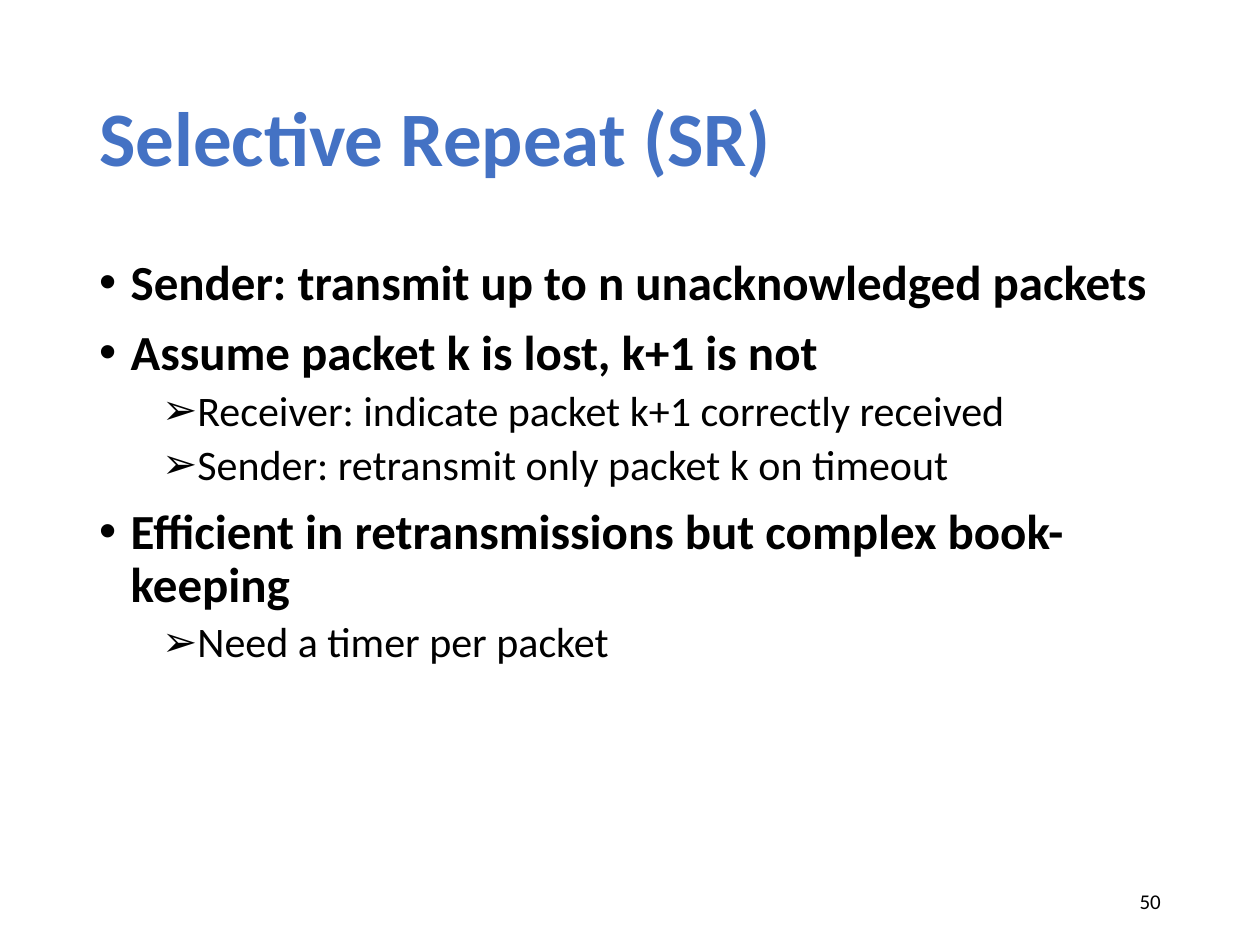
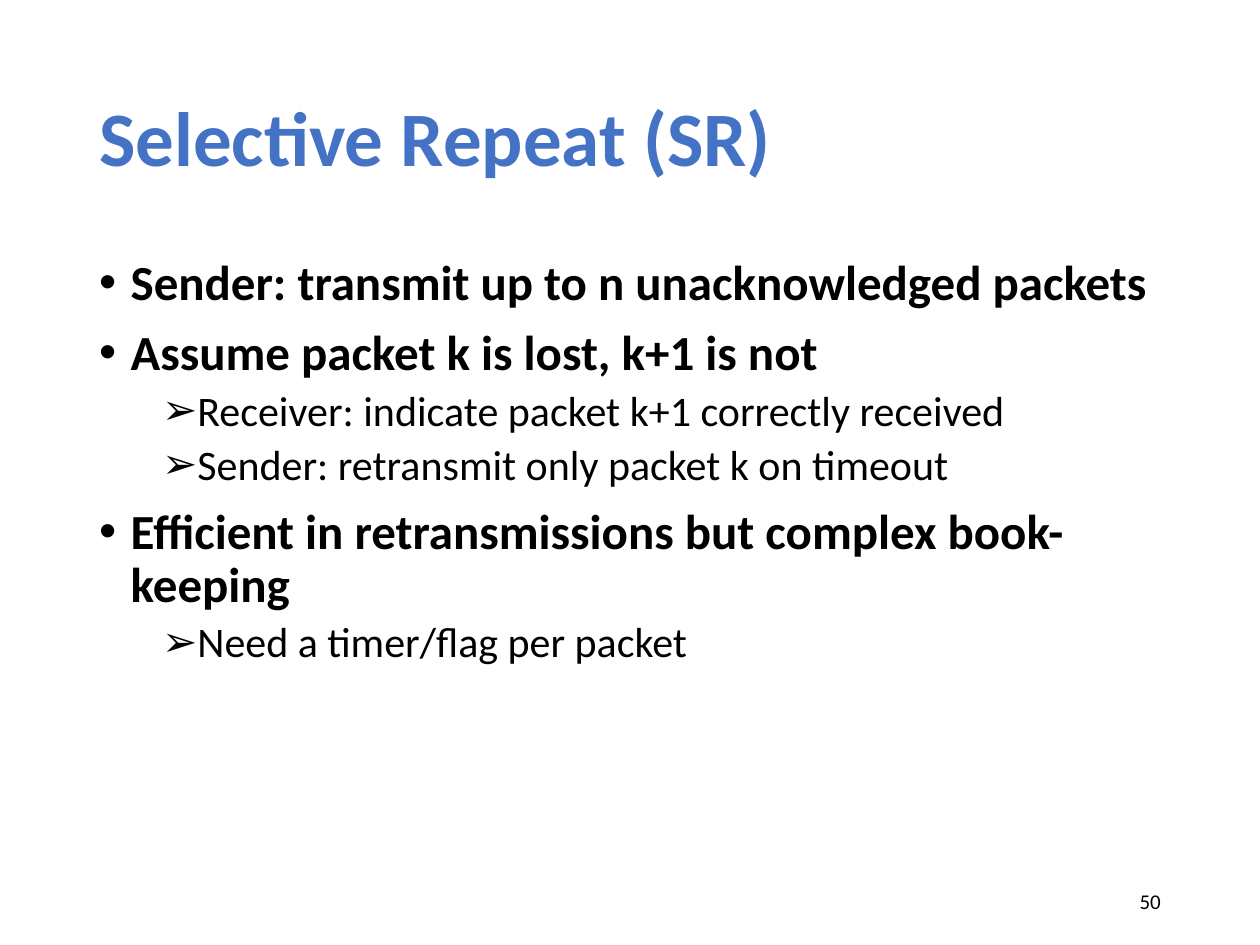
Before and after one commit to xinjin/course-net, a slide deck: slide 50 of slides/lec06_transport.pptx. Drawn at 1260x945 pixels with LibreOffice and Linux fonts; fonts in the diff are those of the drawing. Boxes give left, top, right and bottom in pixels: in the first picture for what was removed or moved away, otherwise in the second. Text is boxed around its words. In the diff, an @@ line names an element or a change of style, - is before the commit and + after.

```diff
--- a/slides/lec06_transport.pptx
+++ b/slides/lec06_transport.pptx
@@ text at (197, 627, 687, 665): text changed @@
-  ➢ Need a timer per packet
+  ➢ Need a timer/flag per packet
```
Also in this commit, not shown: 3 other files.
